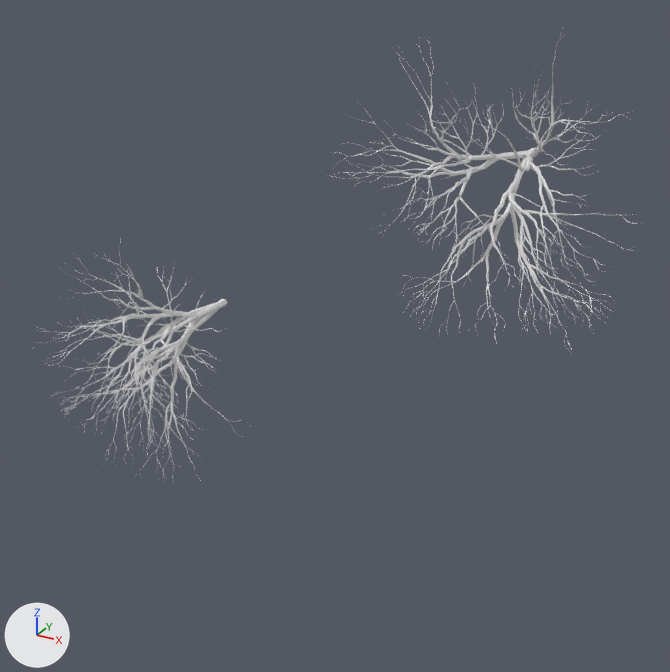
The OBJ model input/render/meshes/trees.obj: old version first, new version second.
One viewpoint serves both versions: a 50 mm camera at (9.45, -20.42, 9.11) aimed at (-0.04, -3.16, 0.48). The axes (+X, +Y, +Z) are drawn at lower left. The lights are the same throughout. Where no turn or scale is listed for an object, it has been applied to the vertices.

Objects in the first picture: 'trees'.
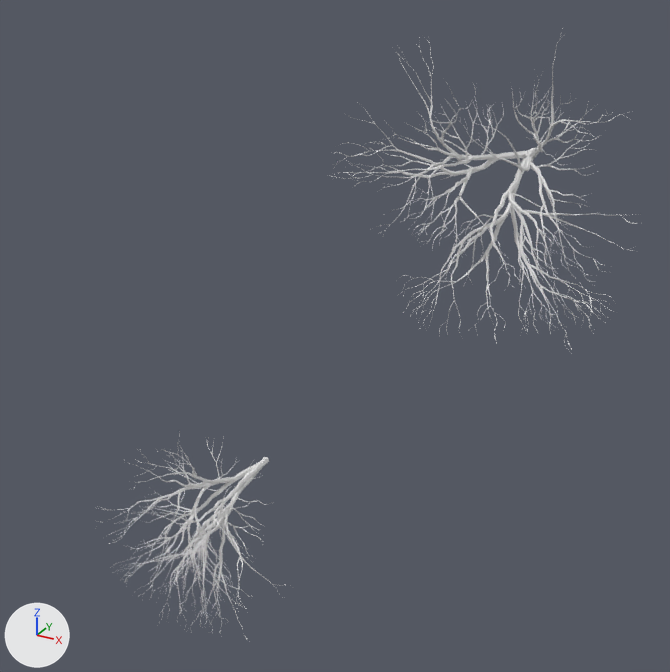
Where the change shows, as pixel boxes (x1, y1, x2, y2) in the pictures (670 x 672 px; the box of a moved part takes in the faces that stretch with it):
'trees', reshaped (10% narrower, 35% taller)
    before: (33, 28, 636, 480)
    after: (95, 28, 636, 639)
part 1 of me_trees, moved or reshaped
    before: (134, 299, 227, 391)
    after: (187, 457, 269, 560)
part 2 of me_trees, moved or reshaped
    before: (133, 302, 221, 381)
    after: (188, 462, 264, 559)
part 3 of me_trees, moved or reshaped
    before: (148, 307, 220, 374)
    after: (202, 466, 263, 553)
part 4 of me_trees, moved or reshaped
    before: (98, 292, 190, 317)
    after: (157, 476, 236, 487)
part 5 of me_trees, moved or reshaped
    before: (112, 314, 200, 346)
    after: (171, 479, 246, 525)
part 6 of me_trees, moved or reshaped
    before: (100, 331, 194, 394)
    after: (158, 492, 241, 561)
part 7 of me_trees, moved or reshaped
    before: (72, 313, 174, 333)
    after: (131, 477, 228, 508)
part 8 of me_trees, moved or reshaped
    before: (131, 342, 176, 380)
    after: (186, 509, 225, 558)
part 9 of me_trees, moved or reshaped
    before: (164, 358, 178, 441)
    after: (213, 521, 226, 599)
part 10 of me_trees, moved or reshaped
    before: (119, 315, 162, 390)
    after: (173, 483, 212, 561)
part 11 of me_trees, moved or reshaped
    before: (175, 345, 193, 395)
    after: (224, 513, 243, 568)
part 12 of me_trees, moved or reshaped
    before: (152, 325, 178, 351)
    after: (207, 498, 228, 533)
part 13 of me_trees, moved or reshaped
    before: (149, 355, 165, 413)
    after: (202, 525, 214, 580)
part 14 of me_trees, moved or reshaped
    before: (102, 290, 155, 307)
    after: (160, 472, 207, 481)
part 15 of me_trees, moved or reshaped
    before: (93, 313, 142, 327)
    after: (151, 487, 193, 508)
part 16 of me_trees, moved or reshaped
    before: (140, 352, 160, 412)
    after: (193, 523, 207, 573)
part 17 of me_trees, moved or reshaped
    before: (170, 377, 183, 440)
    after: (220, 540, 232, 603)
part 18 of me_trees, moved or reshaped
    before: (107, 328, 149, 369)
    after: (164, 499, 199, 543)
part 19 of me_trees, moved or reshaped
    before: (147, 331, 173, 359)
    after: (203, 503, 223, 539)
part 20 of me_trees, moved or reshaped
    before: (102, 345, 140, 389)
    after: (156, 516, 192, 558)
part 21 of me_trees, moved or reshaped
    before: (177, 363, 212, 408)
    after: (228, 535, 259, 574)
part 22 of me_trees, moved or reshaped
    before: (142, 336, 147, 357)
    after: (194, 508, 201, 535)
part 23 of me_trees, moved or reshaped
    before: (145, 364, 158, 403)
    after: (198, 537, 209, 576)
part 24 of me_trees, moved or reshaped
    before: (33, 238, 244, 480)
    after: (95, 433, 289, 639)

Patch to the scene script:
```diff
--- a/input/render/meshes/trees.obj.py
+++ b/input/render/meshes/trees.obj.py
@@ me_trees @@
-me_trees.from_pydata(...)  # 11532 vertices, 18993 faces; spans x -6.44..6.49, y -6.94..-0.38, z -3.93..7.57
+me_trees.from_pydata(...)  # 11532 vertices, 18993 faces; spans x -5.47..6.49, y -6.62..-0.38, z -8.77..7.57
+# me_trees part 1: the loose piece of 80 vertices spanning x -4.75..-3.82, y -5.18..-1.37, z -0.99..0.05 is moved by (0.97, 0.33, -4.83)
+# me_trees part 2: the loose piece of 72 vertices spanning x -4.53..-3.83, y -5.91..-1.64, z -0.47..0.07 is moved by (0.97, 0.33, -4.83)
+# me_trees part 3: the loose piece of 76 vertices spanning x -4.53..-3.48, y -5.69..-1.64, z -0.51..-0.04 is moved by (0.97, 0.33, -4.83)
+# me_trees part 4: the loose piece of 59 vertices spanning x -4.98..-4.44, y -5.5..-2.79, z -0.08..1.45 is moved by (0.97, 0.33, -4.83)
+# me_trees part 5: the loose piece of 61 vertices spanning x -4.44..-3.95, y -5.78..-2.78, z -0.07..0.49 is moved by (0.97, 0.33, -4.83)
+# me_trees part 6: the loose piece of 57 vertices spanning x -5.29..-4.34, y -5.53..-2.77, z -1.41..-0.29 is moved by (0.97, 0.33, -4.83)
+# me_trees part 7: the loose piece of 48 vertices spanning x -5.81..-4.53, y -5.66..-3.05, z 0.05..0.42 is moved by (0.97, 0.33, -4.83)
+# me_trees part 8: the loose piece of 46 vertices spanning x -4.39..-3.88, y -5.88..-3.65, z -0.46..-0.27 is moved by (0.97, 0.33, -4.83)
+# me_trees part 9: the loose piece of 45 vertices spanning x -4.48..-4.2, y -4.39..-3.48, z -2.89..-0.82 is moved by (0.97, 0.33, -4.83)
+# me_trees part 10: the loose piece of 42 vertices spanning x -4.85..-4.69, y -5.41..-3.62, z -1.14..0.26 is moved by (0.97, 0.33, -4.83)
+# me_trees part 11: the loose piece of 37 vertices spanning x -4.1..-2.68, y -5.27..-3.89, z -0.8..-0.29 is moved by (0.97, 0.33, -4.83)
+# me_trees part 12: the loose piece of 39 vertices spanning x -4.05..-3.34, y -5.72..-3.92, z -0.02..0.44 is moved by (0.97, 0.33, -4.83)
+# me_trees part 13: the loose piece of 30 vertices spanning x -4.28..-3.68, y -5.59..-4.23, z -1.39..-0.42 is moved by (0.97, 0.33, -4.83)
+# me_trees part 14: the loose piece of 30 vertices spanning x -4.83..-4.48, y -5.55..-4.07, z 0.63..1.5 is moved by (0.97, 0.33, -4.83)
+# me_trees part 15: the loose piece of 29 vertices spanning x -4.97..-4.85, y -5.83..-4.14, z 0.34..0.78 is moved by (0.97, 0.33, -4.83)
+# me_trees part 16: the loose piece of 35 vertices spanning x -4.46..-4.25, y -5.07..-4.22, z -1.73..-0.36 is moved by (0.97, 0.33, -4.83)
+# me_trees part 17: the loose piece of 31 vertices spanning x -4.28..-3.38, y -4.84..-3.85, z -2.37..-1.25 is moved by (0.97, 0.33, -4.83)
+# me_trees part 18: the loose piece of 33 vertices spanning x -4.8..-4.6, y -5.71..-4.16, z -0.38..0.13 is moved by (0.97, 0.33, -4.83)
+# me_trees part 19: the loose piece of 33 vertices spanning x -3.97..-3.39, y -5.84..-4.21, z 0.15..0.31 is moved by (0.97, 0.33, -4.83)
+# me_trees part 20: the loose piece of 28 vertices spanning x -5.24..-4.67, y -5.5..-4.52, z -1.14..-0.22 is moved by (0.97, 0.33, -4.83)
+# me_trees part 21: the loose piece of 25 vertices spanning x -3.75..-2.83, y -4.47..-4.27, z -1.6..-0.49 is moved by (0.97, 0.33, -4.83)
+# me_trees part 22: the loose piece of 26 vertices spanning x -4.71..-3.74, y -5.49..-4.43, z -0.19..0.07 is moved by (0.97, 0.33, -4.83)
+# me_trees part 23: the loose piece of 22 vertices spanning x -4.05..-3.72, y -5.59..-4.76, z -1.15..-0.42 is moved by (0.97, 0.33, -4.83)
+# me_trees part 24: 4516 of the vertices in x -6.44..-1.91, y -6.94..-2.98, z -3.93..2.95 are moved by (0.97, 0.33, -4.83)
```
